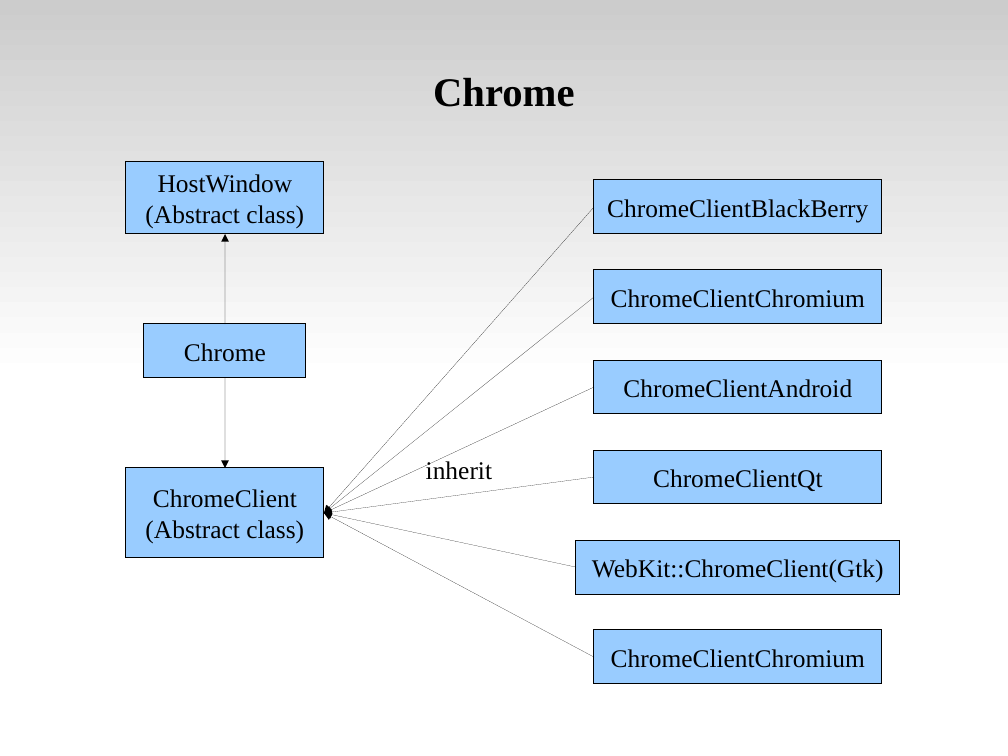
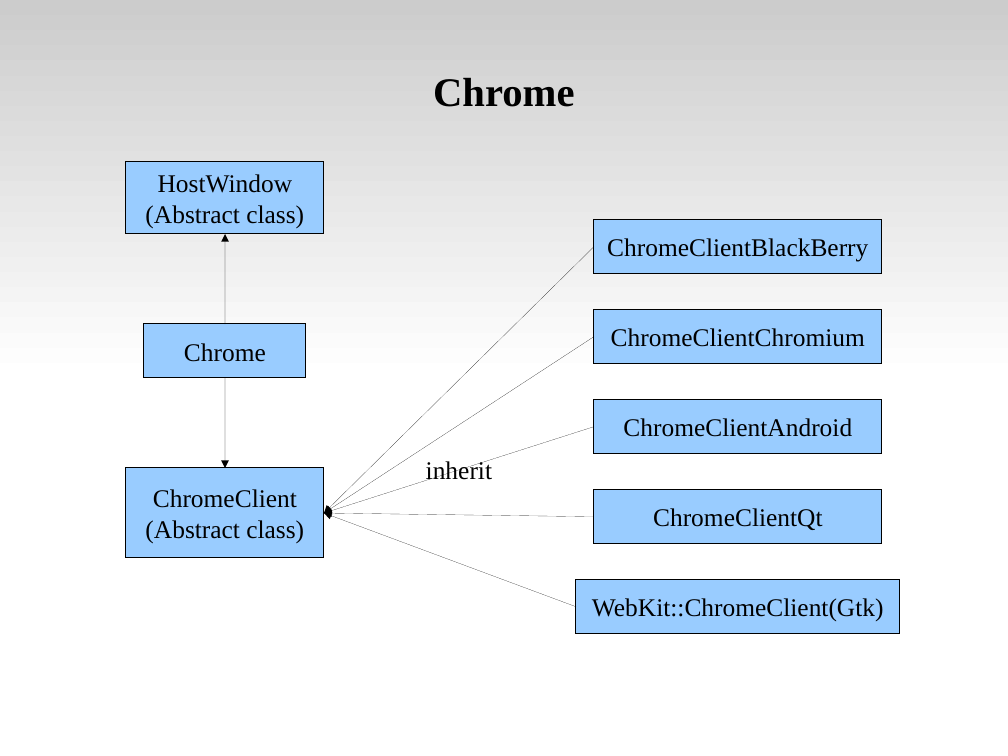
Before and after one commit to tsaicw/browser_research, a slide deck: slide 32 of WebKit/WebKit.odp. Drawn at 1008x756 pixels with LibreOffice and Linux fonts; fonts in the diff are those of the drawing. Boxes give left, top, right and bottom in pixels: in the first picture for what was removed or moved away, otherwise in the second. Text is boxed around its words. In the diff, an @@ line names an element or a change of style, - is before the commit and + after.

```diff
--- a/WebKit/WebKit.odp
+++ b/WebKit/WebKit.odp
@@ arrow moved from (595, 207) - (324, 513) to (595, 247) - (324, 513) @@
@@ 5 rectangles: place and size @@
-5 rectangles at (576,180,900,595)
+5 rectangles at (576,220,900,634)
@@ arrow moved from (595, 297) - (324, 513) to (595, 337) - (324, 513) @@
@@ arrow moved from (595, 387) - (324, 513) to (595, 427) - (324, 513) @@
@@ arrow moved from (595, 477) - (324, 513) to (595, 517) - (324, 513) @@
@@ arrow moved from (576, 567) - (324, 513) to (576, 607) - (324, 513) @@
@@ arrow removed from (595, 658) to (324, 513) @@
@@ rectangle removed at (595,630,883,684) @@
-ChromeClientChromium
```
Also in this commit, not shown: 4 other slides changed, 3 slides added.
